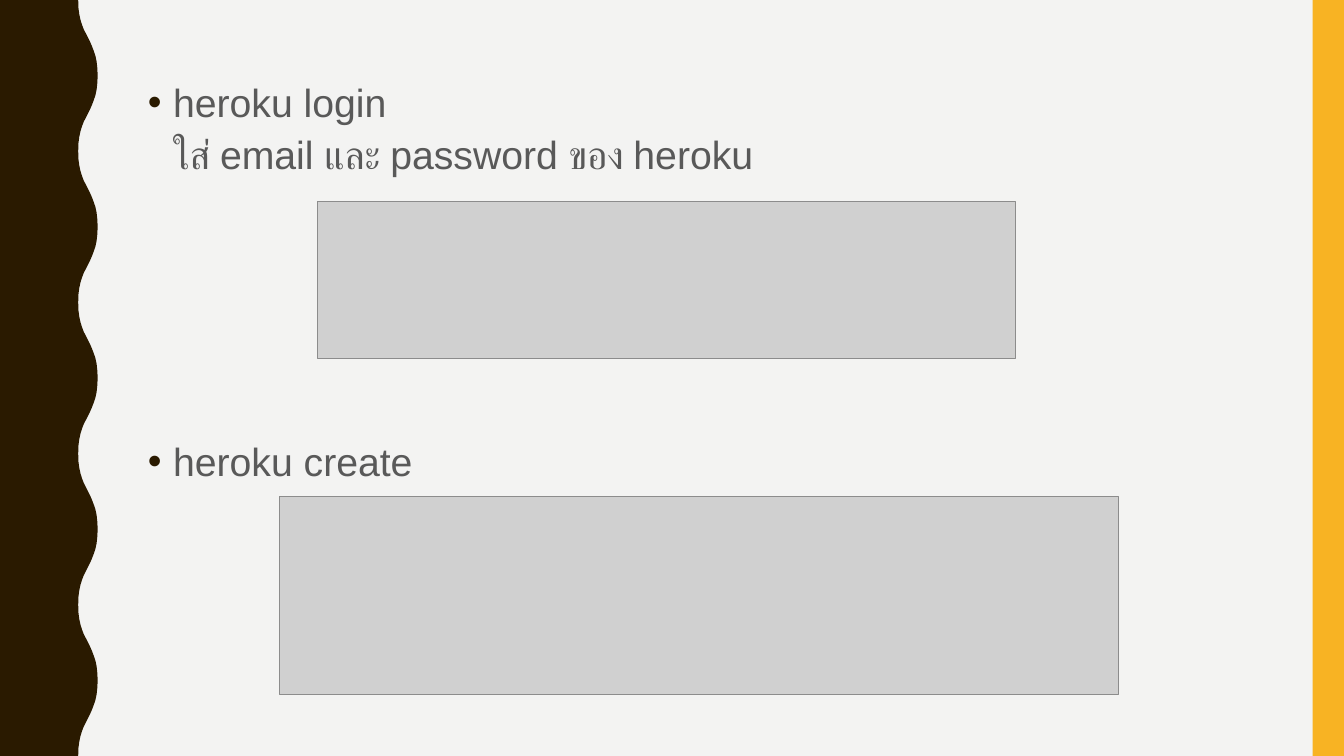
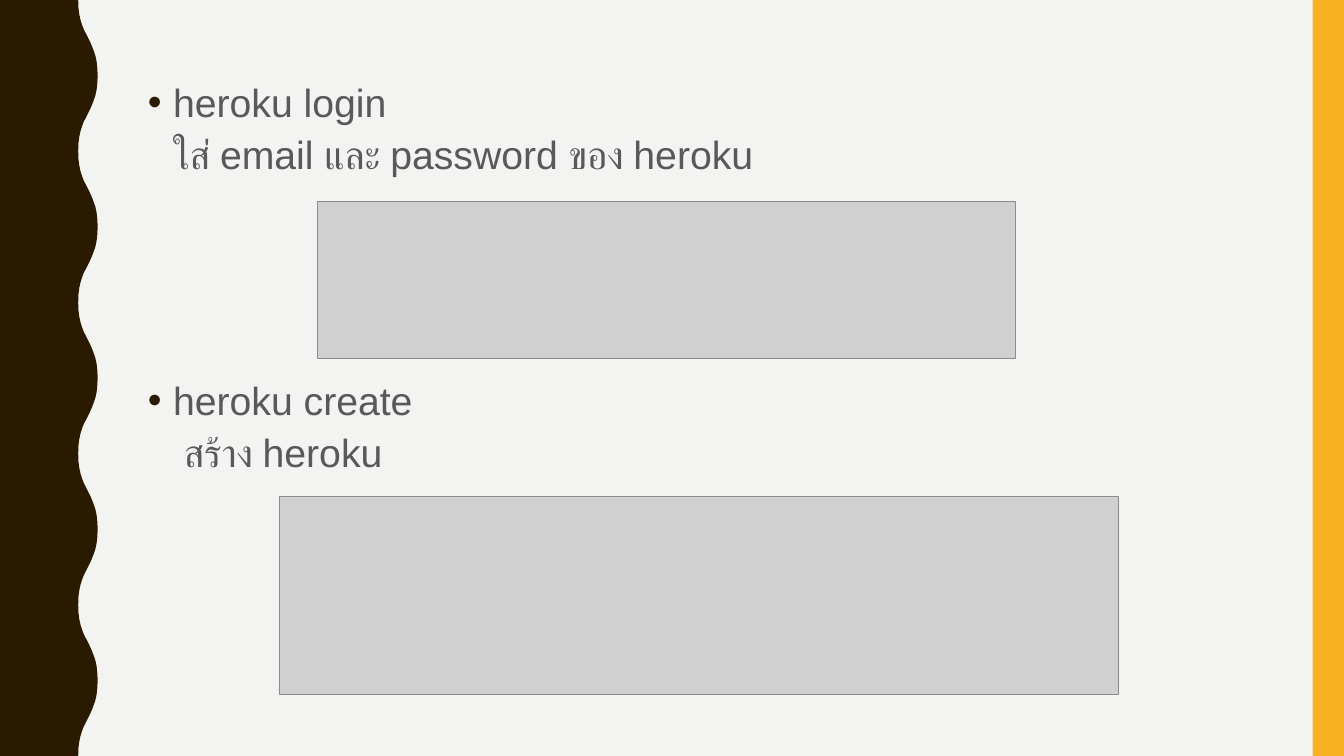
Before and after one commit to Suthaporn/interview_rails, a slide deck: slide 16 of present.pptx. Drawn at 1344x756 pixels with LibreOffice and Linux fonts; fonts in the diff are those of the drawing; grey boxes stand for pictures. Boxes give left, top, right and bottom in pixels: in the first picture for what was removed or moved away, otherwise in the second. Text is boxed around its words. In the diff, an @@ line names an element or a change of style, - is before the commit and + after.

```diff
--- a/present.pptx
+++ b/present.pptx
@@ text at [173,386,413,468]: text changed @@
-• heroku create
+• heroku create
+  สร้าง heroku
```
Also in this commit, not shown: 6 other slides changed.
